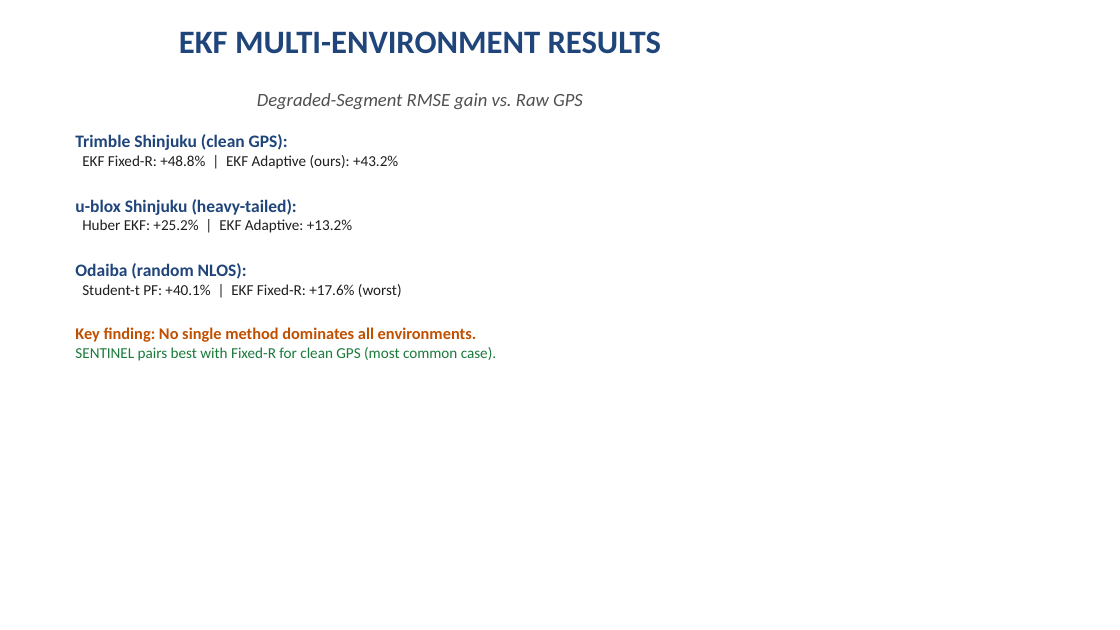
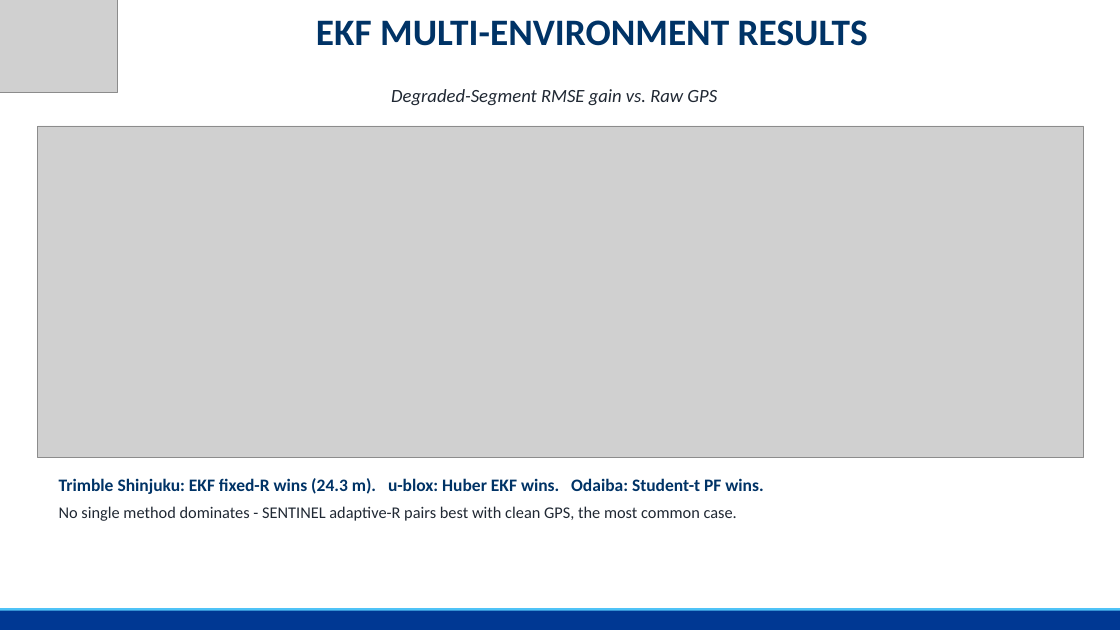
Before and after one commit to Jorshuare/AI-Based-Prediction-for-GNSS-Signal-Degradation, a slide deck: slide 26 of docs/SENTINEL_GNSS_Presentation.pptx. Drawn at 1120x630 pixels with LibreOffice and Linux fonts; fonts in the diff are those of the drawing; grey boxes stand for pictures; background and template pictures are left out. Boxes give left, top, right and bottom in pixels: in the first picture for what was removed or moved away, otherwise in the second. Text is boxed around its words. In the diff, an @@ line names an element or a change of style, - is before the commit and + after.

```diff
--- a/docs/SENTINEL_GNSS_Presentation.pptx
+++ b/docs/SENTINEL_GNSS_Presentation.pptx
@@ picture added at <box>0,0,118,92</box> @@
@@ text "EKF MULTI-ENVIRONMENT RESULTS": place and size @@
-text "EKF MULTI-ENVIRONMENT RESULTS" at <box>179,31,662,54</box>
+text "EKF MULTI-ENVIRONMENT RESULTS" at <box>316,20,868,46</box>
@@ text "EKF MULTI-ENVIRONMENT RESULTS" at <box>316,20,868,46</box>: size 28 to 32 pt, text colour #1F457A to #003366 @@
@@ text "Degraded-Segment RMSE gain vs. Raw ...": place and size @@
-text "Degraded-Segment RMSE gain vs. Raw ..." at <box>257,93,583,109</box>
+text "Degraded-Segment RMSE gain vs. Raw ..." at <box>391,89,717,105</box>
@@ text "Degraded-Segment RMSE gain vs. Raw ..." at <box>391,89,717,105</box>: text colour #505050 to #202833 @@
@@ picture added at <box>38,126,1084,458</box> @@
@@ text removed at <box>75,134,496,361</box> @@
-Trimble Shinjuku (clean GPS):
-EKF Fixed-R: +48.8% | EKF Adaptive (ours): +43.2%
-u-blox Shinjuku (heavy-tailed):
-Huber EKF: +25.2% | EKF Adaptive: +13.2%
-Odaiba (random NLOS):
-Student-t PF: +40.1% | EKF Fixed-R: +17.6% (worst)
-Key finding: No single method dominates all environments.
-SENTINEL pairs best with Fixed-R for clean GPS (most common case).
@@ text added at <box>59,478,763,521</box>, 14 pt, text #202833 @@
+Trimble Shinjuku: EKF fixed-R wins (24.3 m). u-blox: Huber EKF wins. Odaiba: Student-t PF wins.
+No single method dominates - SENTINEL adaptive-R pairs best with clean GPS, the most common case.
@@ rectangle added at <box>0,608,1120,611</box>, fill #4FC3F7 @@
@@ rectangle added at <box>0,611,1120,630</box>, fill #003893 @@
```
Also in this commit, not shown: 14 other slides changed, 42 other files.
